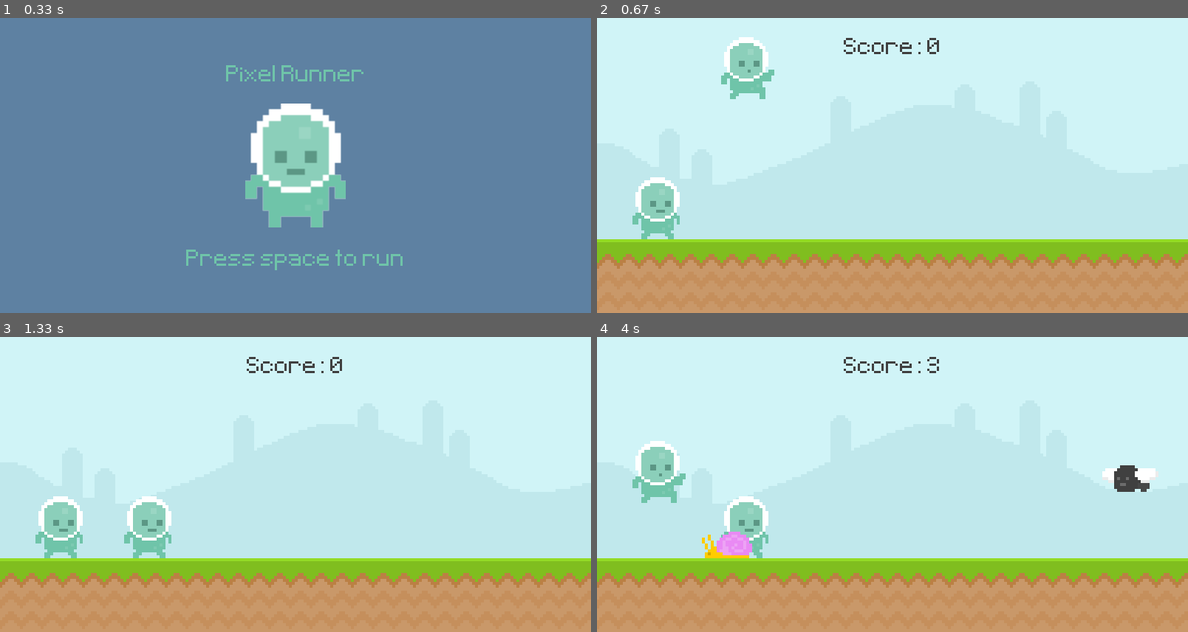
Above: before the commit, frames 1-4 (two rows, left to right).
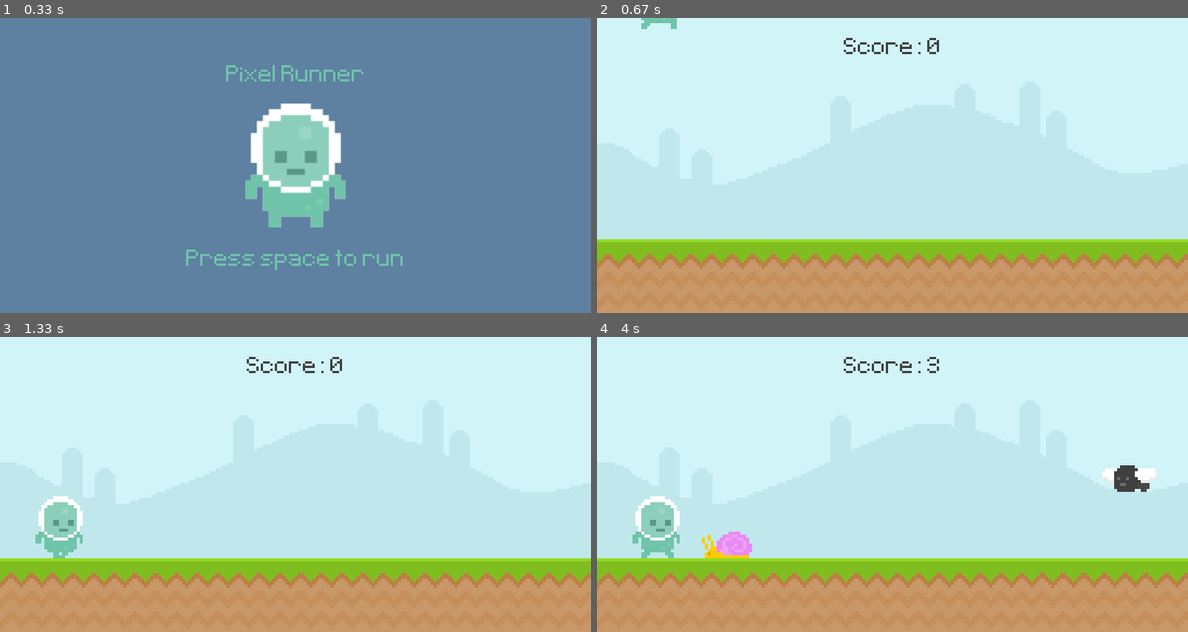
Above: after the commit, the same moments.

Repository: SDBranka/Sprites-The_Ultimate_Introduction_to_Pygame
Game: pygame game, started from main.py
The game is run twice, just before and just after one commit, with the same random seed, the same clock (stepped at 60 frames per second) and the same inputs.
Inputs:
- Up to frame 1 (0.33 s): no input
- Up to frame 2 (0.67 s): tap Space at 0.33 s
- Up to frame 3 (1.33 s): no input
- Up to frame 4 (4 s): tap Space at 3.17 s

Frame 1 is identical in both runs. In frame 2, 2.7% of the frame differs, in the area x 6-30%, y 0-75%; in frame 3, 1.3%; in frame 4, 3.5%, in the area x 6-29%, y 35-75%.

Commit message:
remnants from functional to sprite code cleaned

Diff:
--- a/main.py
+++ b/main.py
@@ -11,19 +11,19 @@
         player_walk_1 = pygame.image.load("img/player/player_walk_1.png").convert_alpha()
         player_walk_2 = pygame.image.load("img/player/player_walk_2.png").convert_alpha()
         # list containing the two walk animation pics controlled by player_index
+        self.player_walk = [player_walk_1, player_walk_2]
         self.player_index = 0
         self.player_jump = pygame.image.load("img/player/jump.png").convert_alpha()
-        self.player_walk = [player_walk_1, player_walk_2]
 
         self.image = self.player_walk[self.player_index]
-        self.rect = self.image.get_rect(midbottom = (200, 300))
+        self.rect = self.image.get_rect(midbottom = (80, 300))
         self.gravity = 0
 
     def player_input(self):
         keys = pygame.key.get_pressed()
         # if player is on the ground and space bar is pressed player jump
         if keys[pygame.K_SPACE] and self.rect.bottom >= 300:
-            self.gravity = -20
+            self.gravity = -25
 
     def apply_gravity(self):
         self.gravity += 1
@@ -40,7 +40,7 @@
         else:
             # increasing the index by small increments extends how many frames an index position is displayed for
             self.player_index += 0.1
-            if self.player_index >= len(player_walk):
+            if self.player_index >= len(self.player_walk):
                 self.player_index = 0
             self.image = self.player_walk[int(self.player_index)]
 
@@ -85,8 +85,6 @@
         self.animation_state()
         self.rect.x -= 6
         self.destroy()
-
-
 
 
 # function to consistantly update and redraw score_surface
@@ -171,52 +169,12 @@
 # create a sprite group for obstacles
 obstacle_group = pygame.sprite.Group()
 
-
-
-
-
-
-
-
 # create a surface with an image
 sky_surface = pygame.image.load('img/Sky.png').convert()
 
 # create a ground surface with an image
 ground_surface = pygame.image.load('img/ground.png').convert()
 
-# obstacles
-# animating snail
-snail_frame_1 = pygame.image.load("img/snail/snail1.png").convert_alpha()
-snail_frame_2 = pygame.image.load("img/snail/snail2.png").convert_alpha()
-snail_frames = [snail_frame_1, snail_frame_2]
-snail_frame_index = 0
-snail_surface = snail_frames[snail_frame_index]
-
-# animating fly
-fly_frame_1 = pygame.image.load("img/fly/fly1.png").convert_alpha()
-fly_frame_2 = pygame.image.load("img/fly/fly2.png").convert_alpha()
-fly_frames = [fly_frame_1, fly_frame_2]
-fly_frame_index = 0
-fly_surface = fly_frames[fly_frame_index]
-
-obstacle_rect_list = []
-
-# create player character(surface)
-# animating the player
-player_walk_1 = pygame.image.load("img/player/player_walk_1.png").convert_alpha()
-player_walk_2 = pygame.image.load("img/player/player_walk_2.png").convert_alpha()
-# list containing the two walk animation pics controlled by player_index
-player_walk = [player_walk_1, player_walk_2]
-player_index = 0
-player_jump = pygame.image.load("img/player/jump.png").convert_alpha()
-# sets the default player image to player_walk_1
-player_surface = player_walk[player_index]
-# create player rectangle that is same size as player_surface
-player_pos_x = 80
-player_pos_y = 300
-player_rect = player_surface.get_rect(midbottom = (player_pos_x, player_pos_y))
-# create gravity physics for player
-player_gravity = 0
 # creating player surface for game over/intro screen
 player_stand = pygame.image.load("img/player/player_stand.png").convert_alpha()
 pss_surface_to_use = player_stand
@@ -238,13 +196,6 @@
 event_to_trigger = obstacle_timer
 how_often_to_trigger = 1500
 pygame.time.set_timer(event_to_trigger, how_often_to_trigger)
-
-# controls obstacle animation
-snail_animation_timer = pygame.USEREVENT + 2
-pygame.time.set_timer(snail_animation_timer, 500)
-
-fly_animation_timer = pygame.USEREVENT + 3
-pygame.time.set_timer(fly_animation_timer, 200)
 
 
 # game loop
@@ -257,43 +208,11 @@
             exit()
 
         if game_active:
-            # keystrikes
-            # make player jump using space bar
-            if event.type == pygame.KEYDOWN:
-                if event.key == pygame.K_SPACE and player_rect.bottom >= 300:
-                    player_gravity = -27
-            # make player jump if player is clicked (1:43:15)
-            if event.type == pygame.MOUSEBUTTONDOWN:
-                if player_rect.collidepoint(event.pos) and player_rect.bottom >= 300:
-                    player_gravity = -20
-
             # timers
             # enemy/obstacle deployment timer
             if event.type == obstacle_timer:
                 # add an instance of Obstacle to obstacle_group, the type is random 25%chance fly 75% chance snail
                 obstacle_group.add(Obstacle(choice(["fly", "snail", "snail", "snail"])))
-                # # build random obstacle type generator; randint 0/1, if 1 snail, if 0 fly
-                # if randint(0, 2):
-                #     obstacle_rect_list.append(snail_surface.get_rect(bottomright = (randint(900, 1100), 300)))
-                # else:
-                #     obstacle_rect_list.append(fly_surface.get_rect(bottomright = (randint(900, 1100), 210)))
-
-
-
-
-            # obstacle animaton timers
-            if event.type == snail_animation_timer:
-                if snail_frame_index == 0:
-                    snail_frame_index = 1
-                else:
-                    snail_frame_index = 0
-                snail_surface = snail_frames[snail_frame_index]
-            if event.type == fly_animation_timer:
-                if fly_frame_index == 0:
-                    fly_frame_index = 1
-                else:
-                    fly_frame_index = 0
-                fly_surface = fly_frames[fly_frame_index]
         else:
             # user presses space bar to restart game
             if event.type == pygame.KEYDOWN and event.key == pygame.K_SPACE:
@@ -307,45 +226,19 @@
         sky_pos_x = 0
         sky_pos_y = 0
         screen.blit(sky_surface, (sky_pos_x, sky_pos_y))
-
         # display ground_surface
-        ground_pos_x = 0
-        ground_pos_y = 300
-        screen.blit(ground_surface, (ground_pos_x, ground_pos_y))
-
+        screen.blit(ground_surface, (0, 300))
         # store score and display
         score = display_score()
-
-        # obstacle movement
-        obstacle_rect_list = obstacle_movement(obstacle_rect_list)
-
-        # apply player gravity physics
-        player_gravity +=1
-        player_rect.y += player_gravity
-        # create floor as barrier
-        if player_rect.bottom >= 300:
-            player_rect.bottom = 300
-        # run player_animation to determine which image to show
-        player_animation()
         # display player
-        screen.blit(player_surface, player_rect)
         player.draw(screen)
         player.update()
         # display obstacles
         obstacle_group.draw(screen)
         obstacle_group.update()
 
-
-
-        # collisions
-        game_active = collisions(player_rect, obstacle_rect_list)
     # if game_active is false(new game/player death) display intro/game over screen
     else:
-        # clear all existing enemies
-        obstacle_rect_list.clear()
-        # return player_rect to start position
-        player_rect.midbottom = (80, 300)
-        player_gravity = 0
         # draw screen
         screen.fill((94, 129, 162))
         screen.blit(player_stand, player_stand_rect)
@@ -358,6 +251,7 @@
         else:
             screen.blit(score_msg, score_msg_rect)
 
+    # update what is displayed on screen
     pygame.display.update()
     # sets so that while True loop should not run faster than framerate_ceiling times per second
     framerate_ceiling = 60
